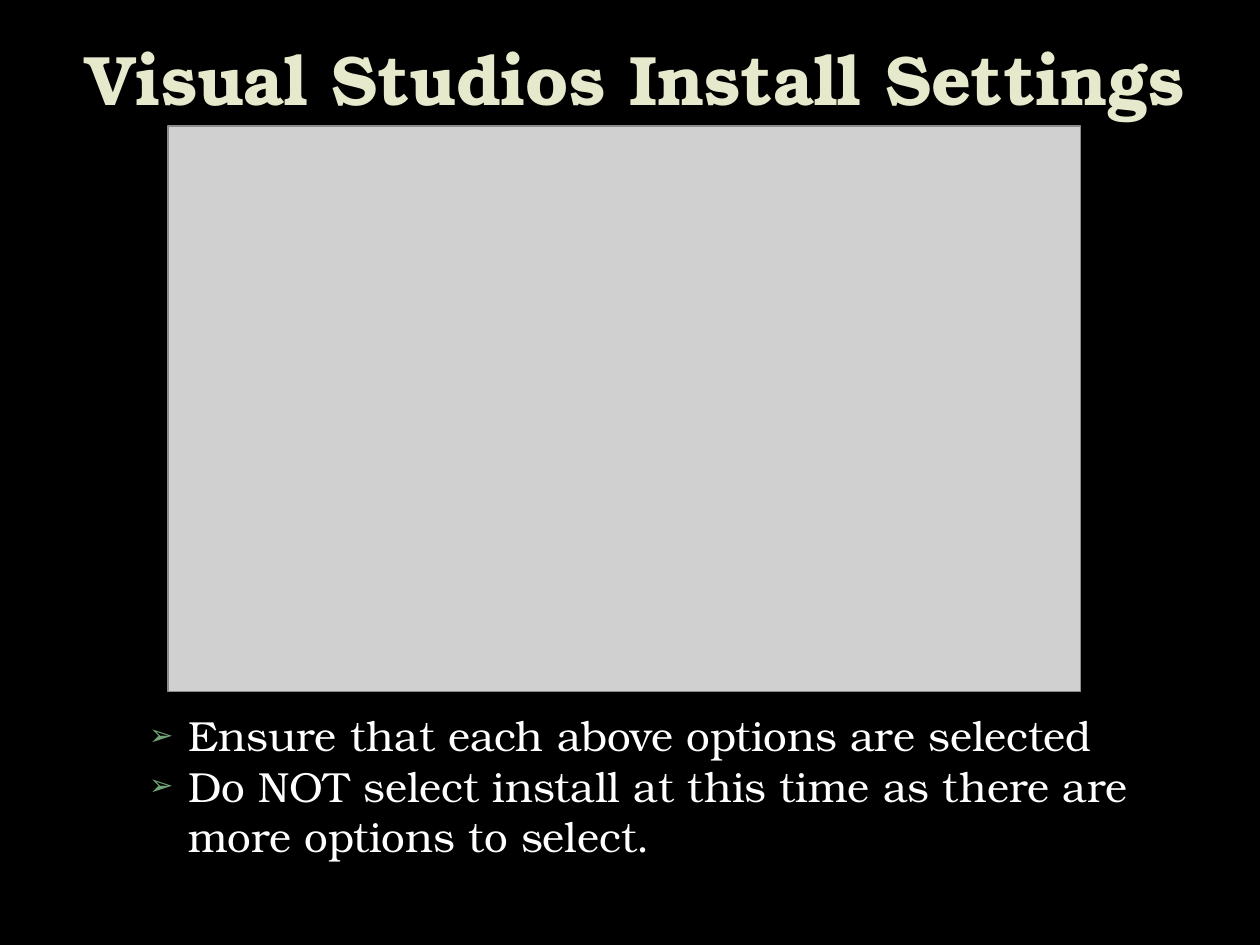
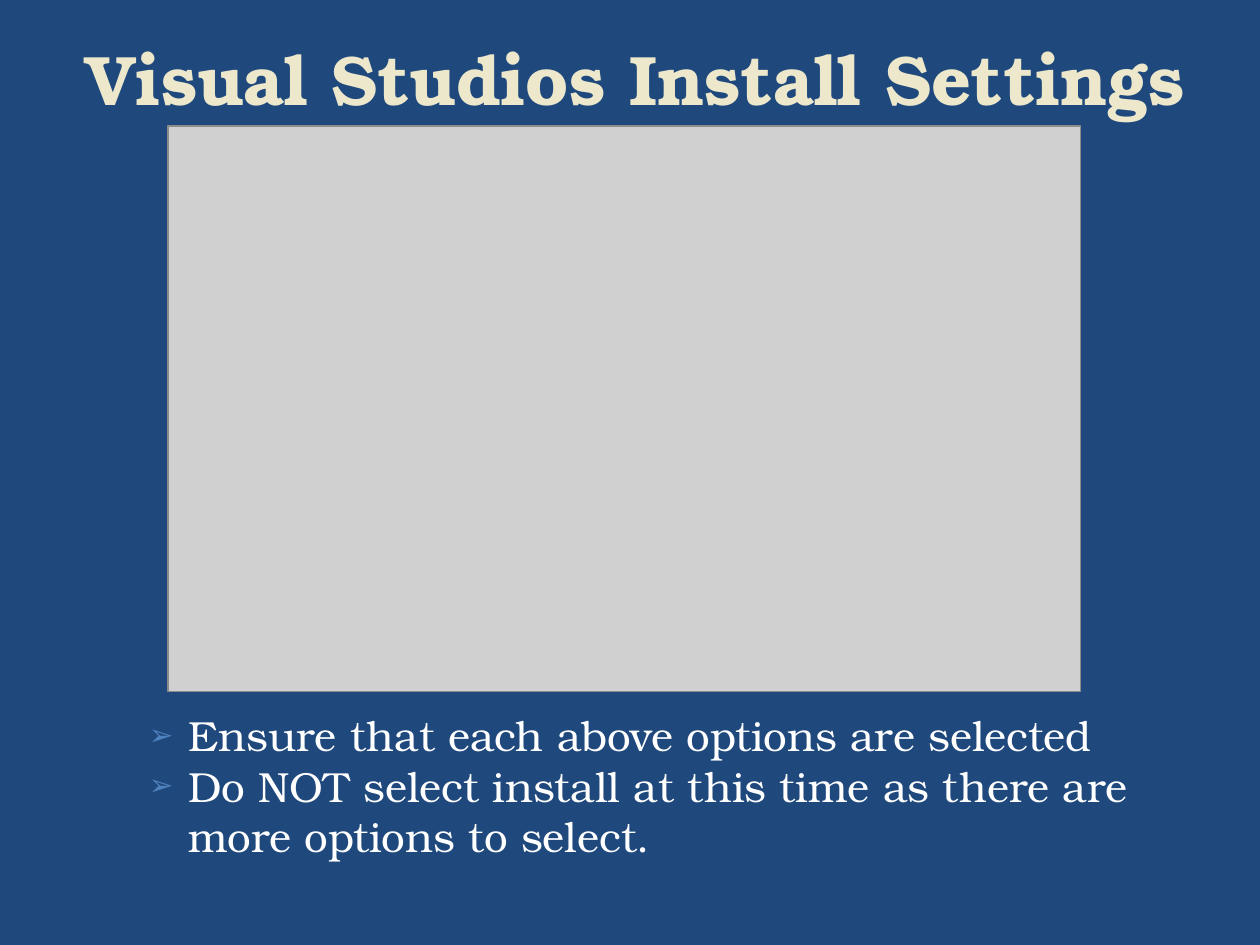
Before and after one commit to plwest-atmark/Aug31, a slide deck: slide 6 of IntroToProgramming/Introduction to C#.pptx. Drawn at 1260x945 pixels with LibreOffice and Linux fonts; fonts in the diff are those of the drawing; grey boxes stand for pictures; background and template pictures are left out. Boxes give left, top, right and bottom in pixels: in the first picture for what was removed or moved away, otherwise in the second. Text is boxed around its words. In the diff, an @@ line names an element or a change of style, - is before the commit and + after.

```diff
--- a/IntroToProgramming/Introduction to C#.pptx
+++ b/IntroToProgramming/Introduction to C#.pptx
@@ background picture (left out) to #1F497D @@
@@ title "Visual Studios Install Settings" at (86, 51, 1185, 123): text colour #E7EACB to #EDE8CE @@
@@ text "Ensure that each above options ..." at (188, 721, 1127, 862): bullet colour #72A376 to #4F81BD @@
```
Also in this commit, not shown: 78 other slides changed, 15 slides added.
